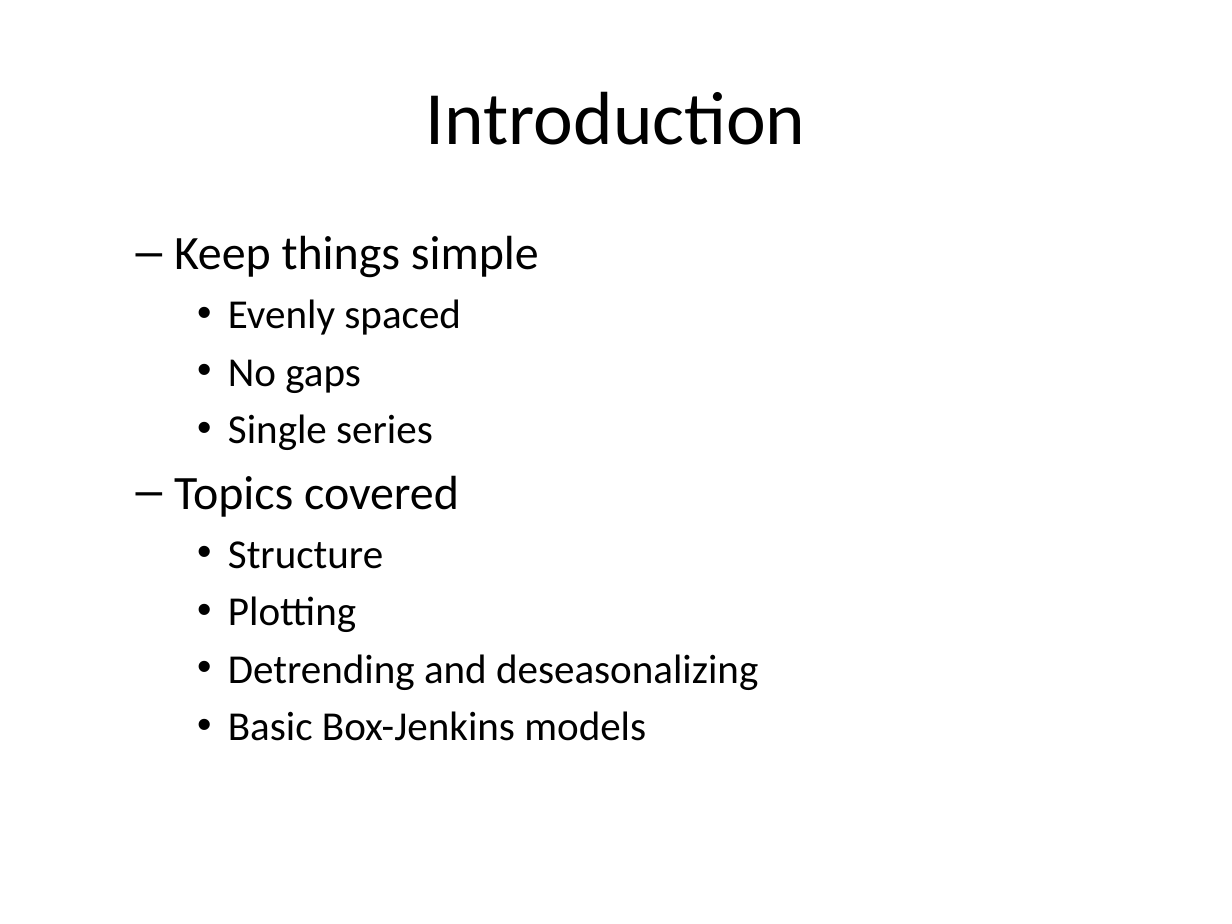
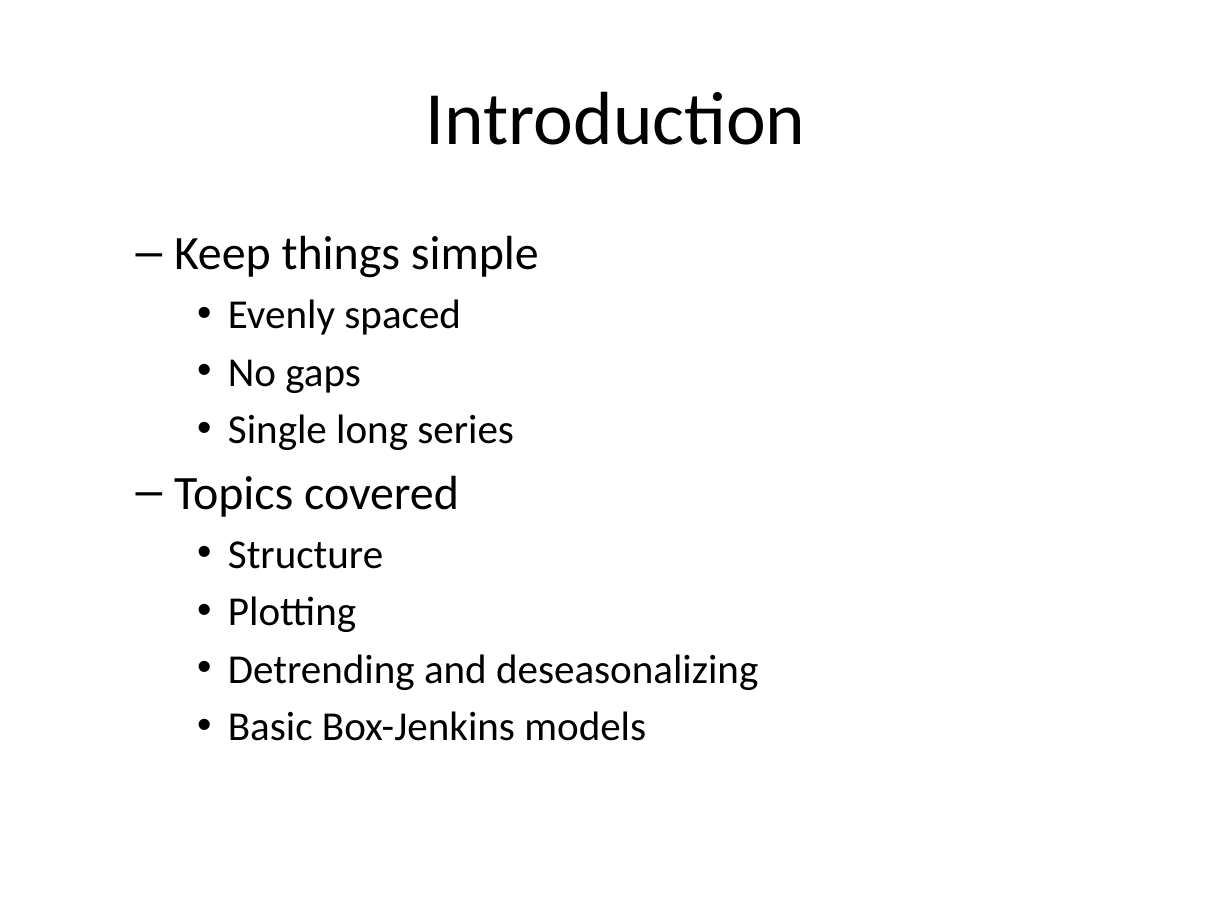
Before and after one commit to pmean/basic-time-series, a slide deck: slide 2 of src/basics.pptx. Drawn at 1232x924 pixels with LibreOffice and Linux fonts; fonts in the diff are those of the drawing. Boxes give left, top, right and bottom in pixels: in the first picture for what was removed or moved away, otherwise in the second. Text is boxed around its words. In the diff, an @@ line names an element or a change of style, - is before the commit and + after.

```diff
--- a/src/basics.pptx
+++ b/src/basics.pptx
@@ text at (x1=228, y1=414, x2=514, y2=450): text changed @@
-    • Single series
+    • Single long series
```
Also in this commit, not shown: 20 other slides changed, 33 slides added, 9 slides removed, 1 other file.
